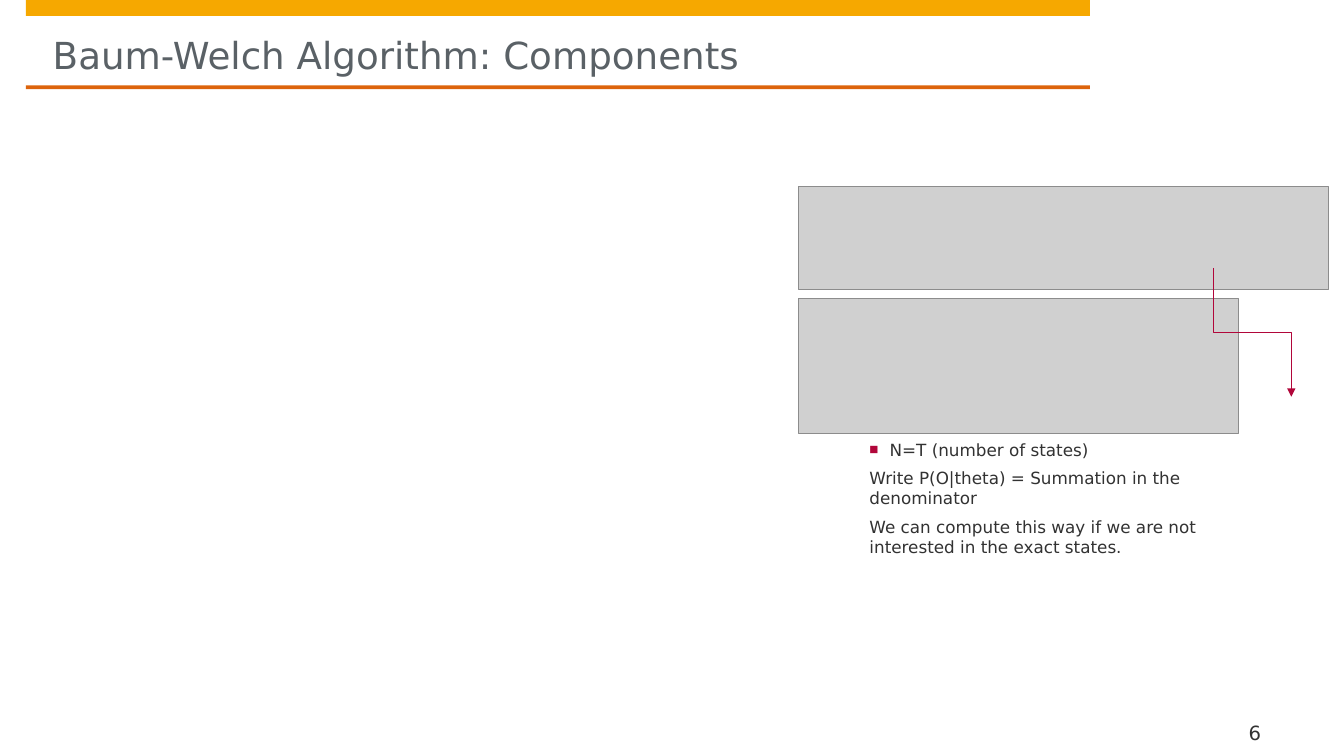
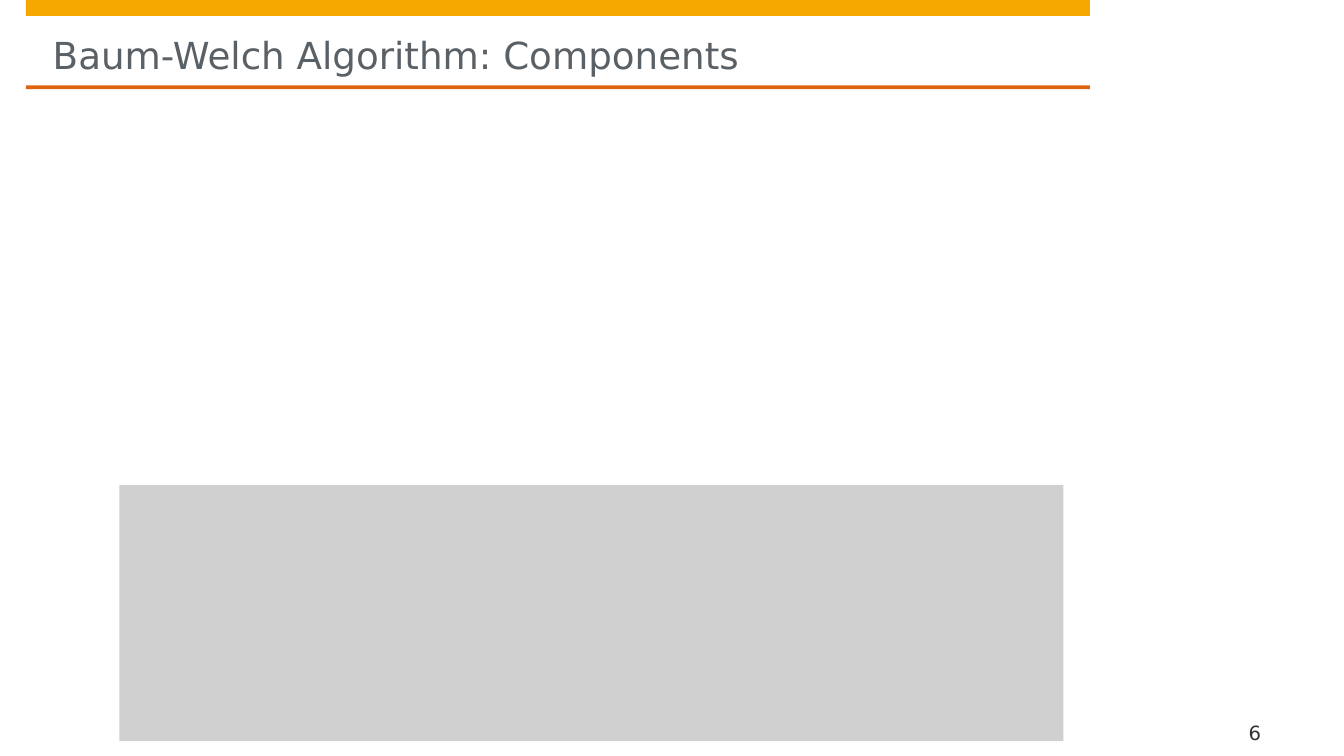
Before and after one commit to hpi-sam/HMM-Learning4SAS, a slide deck: slide 6 of projects/HMM/P2 - Hidden Markov Model.pptx. Drawn at 1344x756 pixels with LibreOffice and Linux fonts; fonts in the diff are those of the drawing; grey boxes stand for pictures; background and template pictures are left out. Boxes give left, top, right and bottom in pixels: in the first picture for what was removed or moved away, otherwise in the second. Text is boxed around its words. In the diff, an @@ line names an element or a change of style, - is before the commit and + after.

```diff
--- a/projects/HMM/P2 - Hidden Markov Model.pptx
+++ b/projects/HMM/P2 - Hidden Markov Model.pptx
@@ picture removed at box(799, 187, 1329, 289) @@
@@ elbow arrow removed from (1213, 268) to (1292, 397) @@
@@ picture removed at box(799, 298, 1239, 434) @@
@@ text removed at box(869, 443, 1195, 554) @@
-■ N=T (number of states)
-Write P(O|theta) = Summation in the denominator
-We can compute this way if we are not interested in the exact states.
@@ picture added at box(120, 485, 1065, 741) @@
```
Also in this commit, not shown: 2 other slides changed, 1 slide added.
